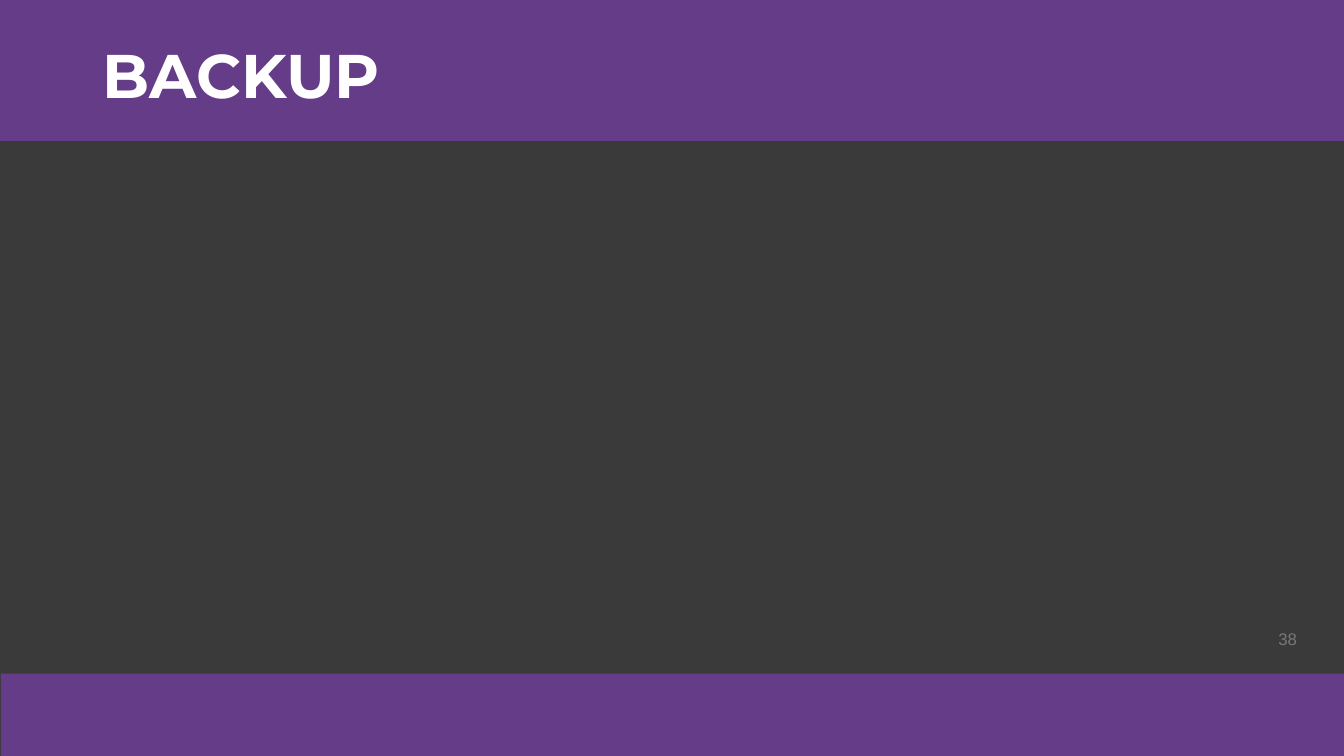
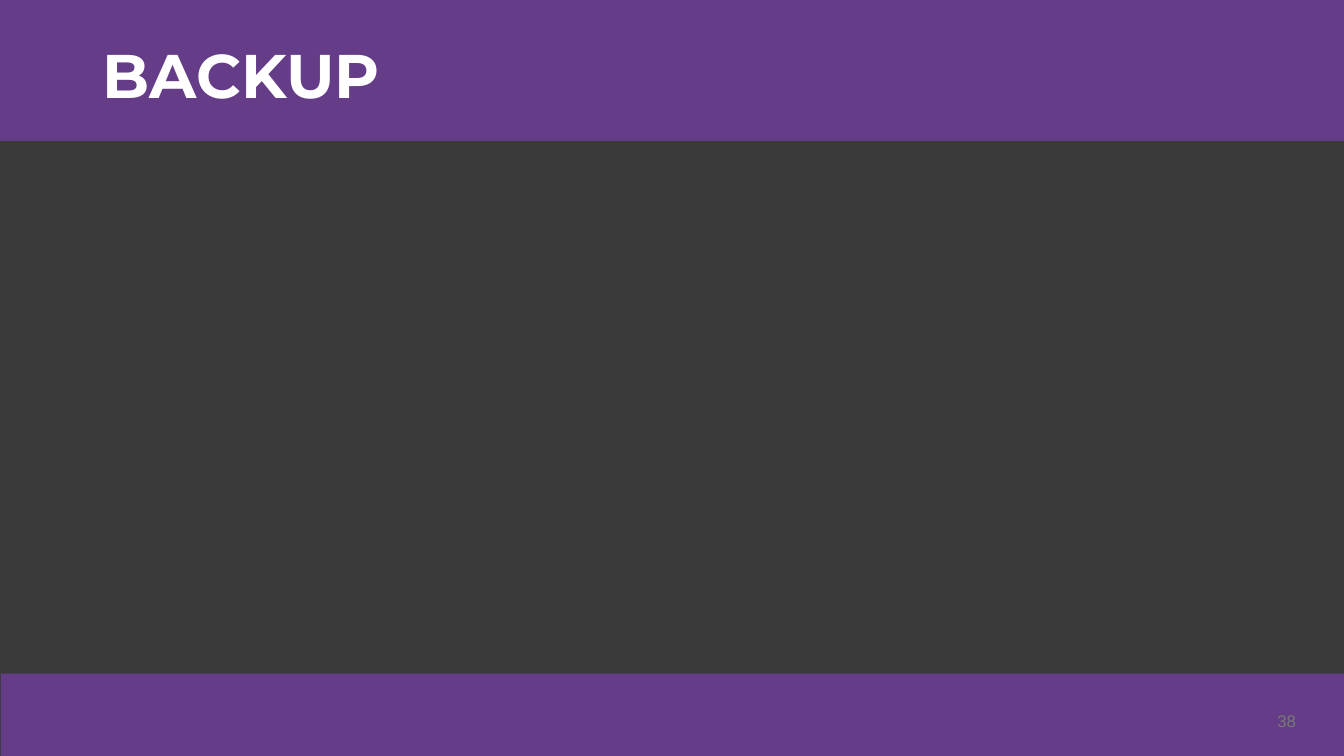
Before and after one commit to colodnerdata/Statistical_Analysis_Lambda_Catalog, a slide deck: slide 38 of Presentations/Excel is Turing Complete CECOP Colodner.pptx. Drawn at 1344x756 pixels with LibreOffice and Linux fonts; fonts in the diff are those of the drawing. Boxes give left, top, right and bottom in pixels: in the first picture for what was removed or moved away, otherwise in the second. Text is boxed around its words. In the diff, an @@ line names an element or a change of style, - is before the commit and + after.

```diff
--- a/Presentations/Excel is Turing Complete CECOP Colodner.pptx
+++ b/Presentations/Excel is Turing Complete CECOP Colodner.pptx
@@ page number: place and size @@
-page number at (1278,633,1297,645)
+page number at (1277,716,1296,727)
```
Also in this commit, not shown: 12 other slides changed, 1 slide added, 1 slide removed, 2 other files.
